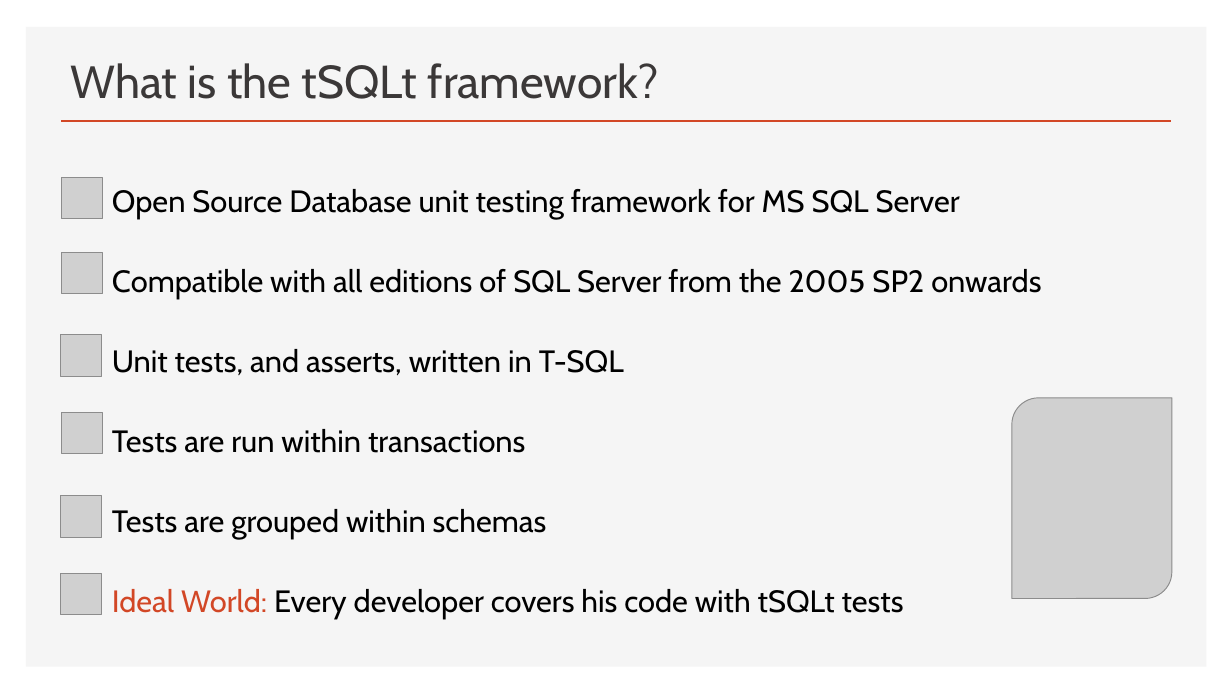
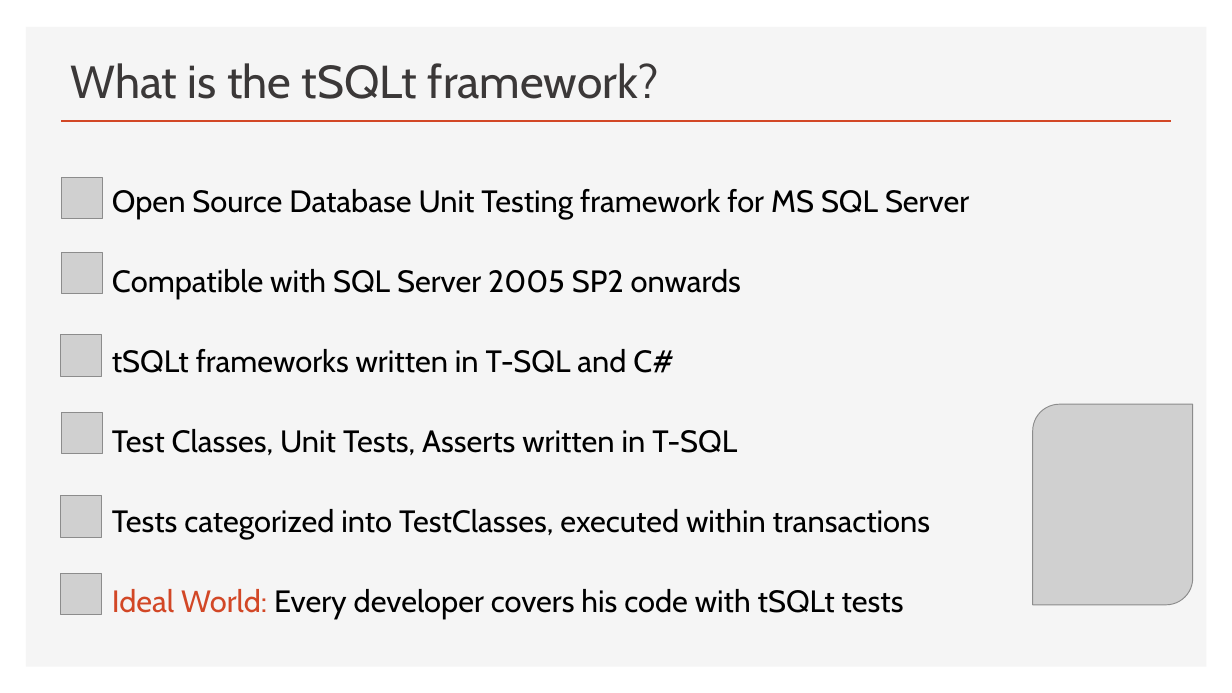
Before and after one commit to RomanPijacek/tSQLt, a slide deck: slide 3 of tSQLt_Introduction/Presentation/tSQLt_Introduction.pptx. Drawn at 1232x693 pixels with LibreOffice and Linux fonts; fonts in the diff are those of the drawing; grey boxes stand for pictures; background and template pictures are left out. Boxes give left, top, right and bottom in pixels: in the first picture for what was removed or moved away, otherwise in the second. Text is boxed around its words. In the diff, an @@ line names an element or a change of style, - is before the commit and + after.

Commit message:
Updated the tSQLt Tests definition

```diff
--- a/tSQLt_Introduction/Presentation/tSQLt_Introduction.pptx
+++ b/tSQLt_Introduction/Presentation/tSQLt_Introduction.pptx
@@ text at (112,189,969,538): text changed @@
-Open Source Database unit testing framework for MS SQL Server
-Compatible with all editions of SQL Server from the 2005 SP2 onwards
-Unit tests, and asserts, written in T-SQL
-Tests are run within transactions
-Tests are grouped within schemas
+Open Source Database Unit Testing framework for MS SQL Server
+Compatible with SQL Server 2005 SP2 onwards
+tSQLt frameworks written in T-SQL and C#
+Test Classes, Unit Tests, Asserts written in T-SQL
+Tests categorized into TestClasses, executed within transactions
@@ picture: place and size @@
-picture at (1012,398,1172,599)
+picture at (1033,404,1193,604)
```
Also in this commit, not shown: 2 other slides changed, 9 other files.
